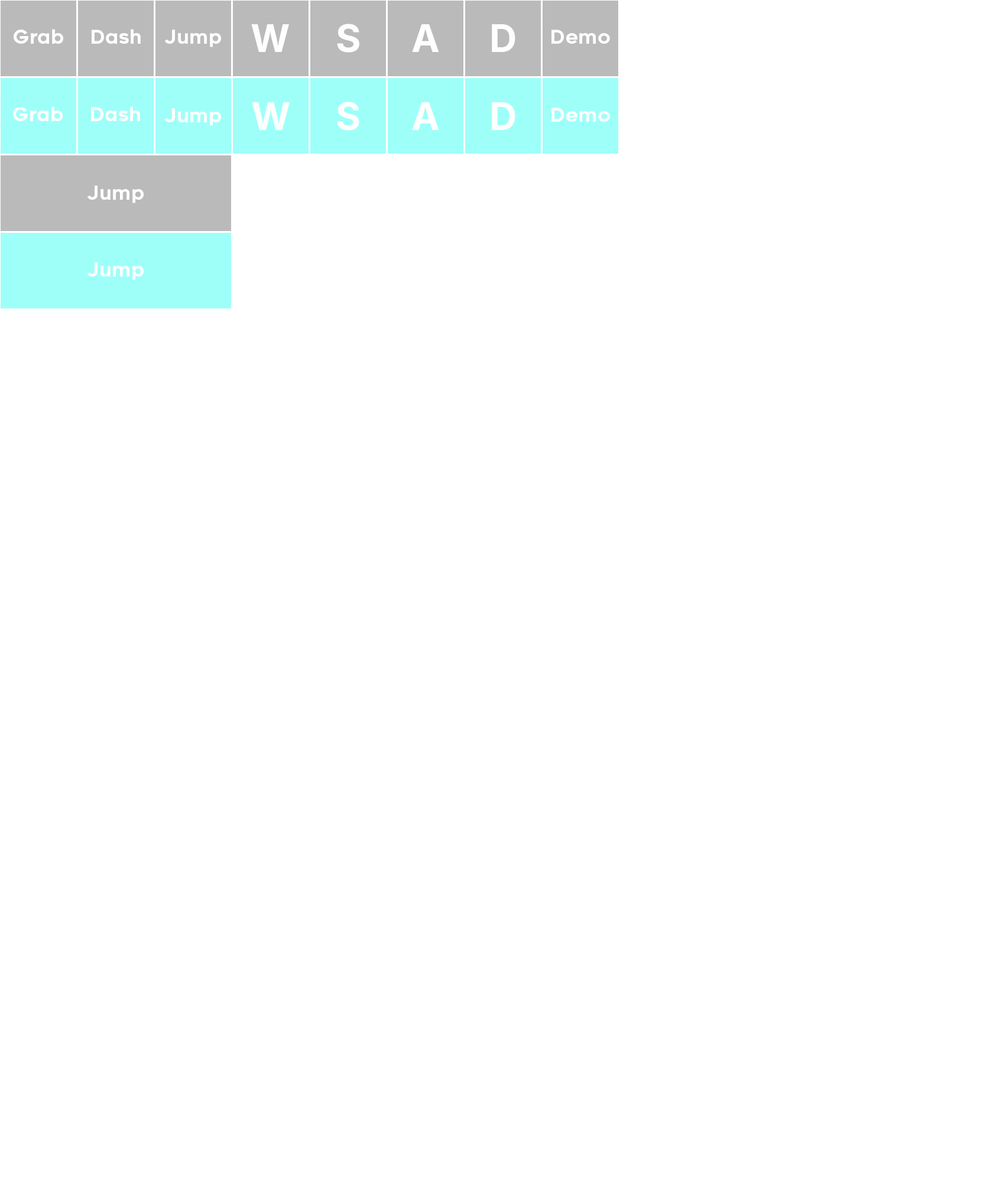
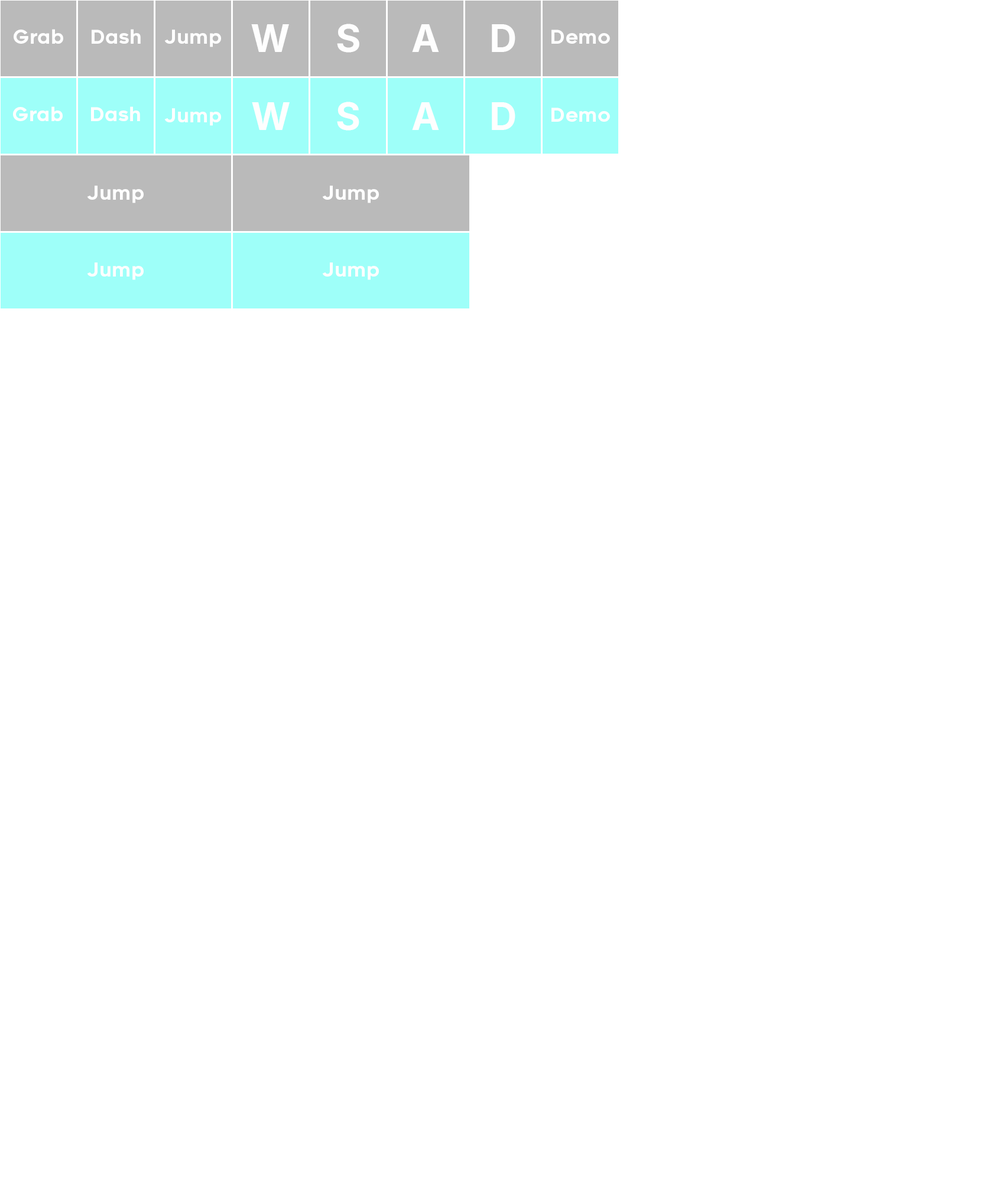
Two versions of the same layered image (1006×1196). Layer-by-layer changes:
added group "Jump Long Blue +10px" with 2 layers in group "已按下" over box(232, 232, 470, 309)
added layer "Jump" (1st of 8, in "已按下" › "Jump Long Blue +10px") in group "Jump Long Blue +10px" over box(322, 262, 379, 281)
added layer "矩形 1" (6th of 20, in "已按下" › "Jump Long Blue +10px") (57%) in group "Jump Long Blue +10px" over box(232, 232, 470, 309)
added group "Jump Long Grey +10px" with 2 layers in group "未按下" over box(232, 155, 470, 232)
added layer "Jump" (5th of 8, in "未按下" › "Jump Long Grey +10px") in group "Jump Long Grey +10px" over box(322, 185, 379, 204)
added layer "矩形 1" (16th of 20, in "未按下" › "Jump Long Grey +10px") (57%) in group "Jump Long Grey +10px" over box(232, 155, 470, 232)
